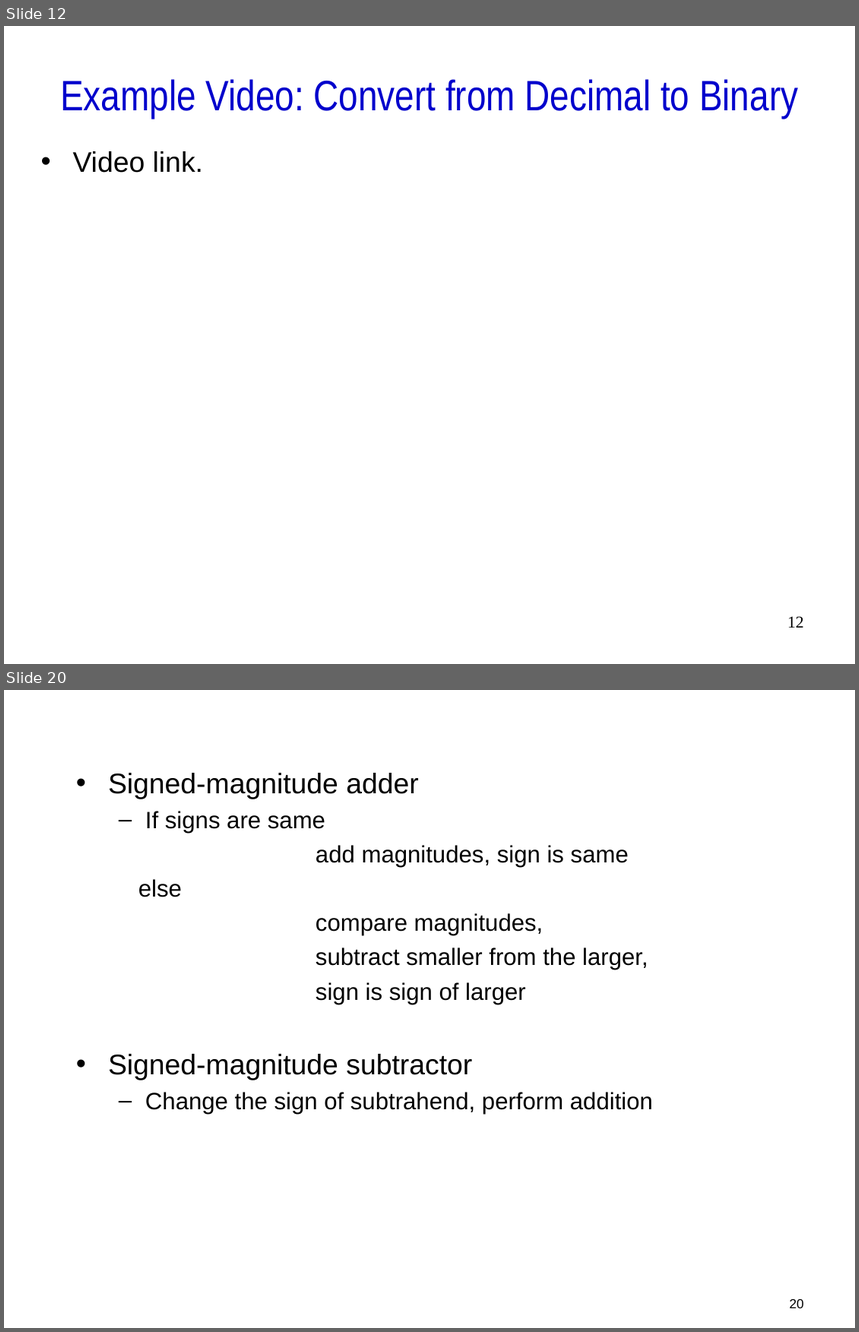
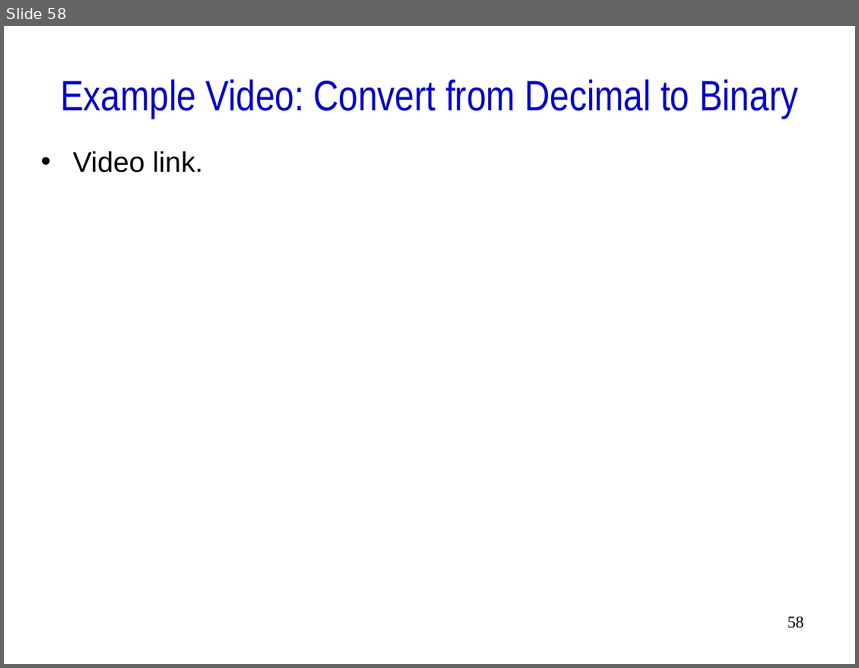
Before and after one commit to mochizukimax/ee260_2019_spring_materials_week_02_repo, a slide deck: docs/slides/ee260_2019_spring_materials_week_02_slides.ppt. Shown one above the other, each under a label of ours: slides 12 and 20 before the commit, slide 58 after it; the slides between them are not shown. The pictures are 859x1332 and 859x668 pixels, drawn with LibreOffice and Linux fonts; fonts in the diff are those of the drawing. Boxes give left, top, right and bottom in pixels: in the first picture for what was removed or moved away, otherwise in the second. Text is boxed around its words. In the diff, an @@ line names an element or a change of style, - is before the commit and + after.

```diff
--- a/docs/slides/ee260_2019_spring_materials_week_02_slides.ppt
+++ b/docs/slides/ee260_2019_spring_materials_week_02_slides.ppt
@@ slide 20 removed at [4,690,855,1328], background #FFFFFF @@
@@ text removed at [108,773,653,1114] @@
-• Signed-magnitude adder
-  – If signs are same
-  add magnitudes, sign is same
-  else
-  compare magnitudes,
-  subtract smaller from the larger,
-  sign is sign of larger
-• Signed-magnitude subtractor
-  – Change the sign of subtrahend, perform addition
@@ page number removed at [790,1300,804,1309] @@
-20
@@ what was slide 12 is now slide 58 @@
@@ page number at [788,617,804,629]: text changed @@
-12
+58
```
Also in this commit, not shown: 8 slides changed, 70 slides added, 18 other slides removed, 2 other files.
